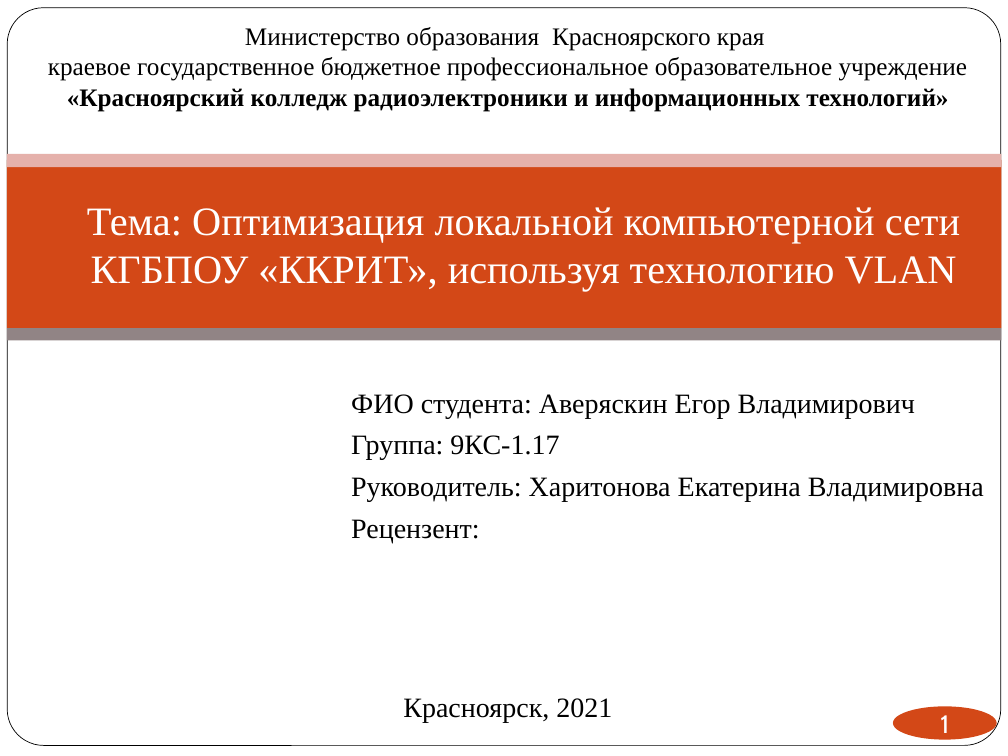
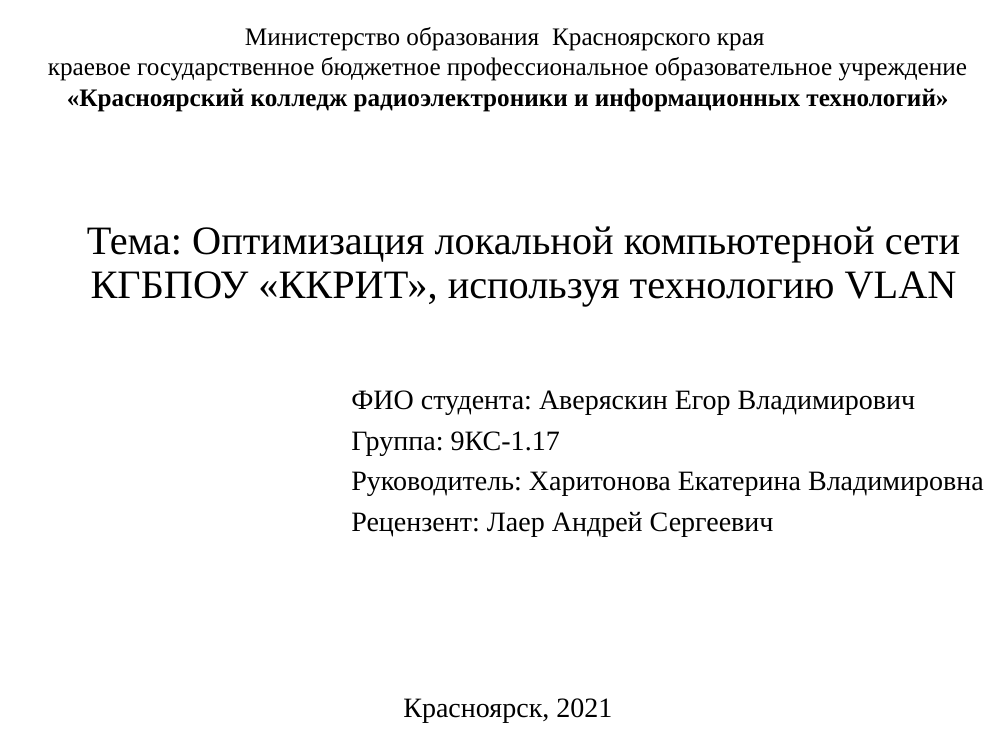
Before and after one commit to egoraver/diplom, a slide deck: slide 1 of практика 4 курс преддипломная/ВКР/Аверяскин презентация ВКР.pptx. Drawn at 1008x756 pixels with LibreOffice and Linux fonts; fonts in the diff are those of the drawing; background and template pictures are left out. Boxes give left, top, right and bottom in pixels: in the first picture for what was removed or moved away, otherwise in the second. Text is boxed around its words. In the diff, an @@ line names an element or a change of style, - is before the commit and + after.

```diff
--- a/практика 4 курс преддипломная/ВКР/Аверяскин презентация ВКР.pptx
+++ b/практика 4 курс преддипломная/ВКР/Аверяскин презентация ВКР.pptx
@@ rounded rectangle removed at bbox=[7, 8, 1001, 746] @@
@@ rectangle removed at bbox=[7, 159, 1002, 328] @@
@@ rectangle removed at bbox=[7, 154, 1002, 167] @@
@@ title "Тема: Оптимизация локальной компьютерной сети ..." at bbox=[87, 226, 960, 306]: text colour #FFFFFF to #000000; line spacing 1 to 0.9; vertical alignment middle to bottom @@
@@ rectangle removed at bbox=[7, 329, 1002, 341] @@
@@ subtitle at bbox=[351, 390, 984, 496]: line spacing 1 to 0.9; more space between paragraphs @@
@@ subtitle at bbox=[351, 511, 774, 537]: text changed @@
-Рецензент:
+Рецензент: Лаер Андрей Сергеевич
@@ page number removed at bbox=[893, 707, 997, 740] @@
-1
```
Also in this commit, not shown: 11 other slides changed, 1 other file.
